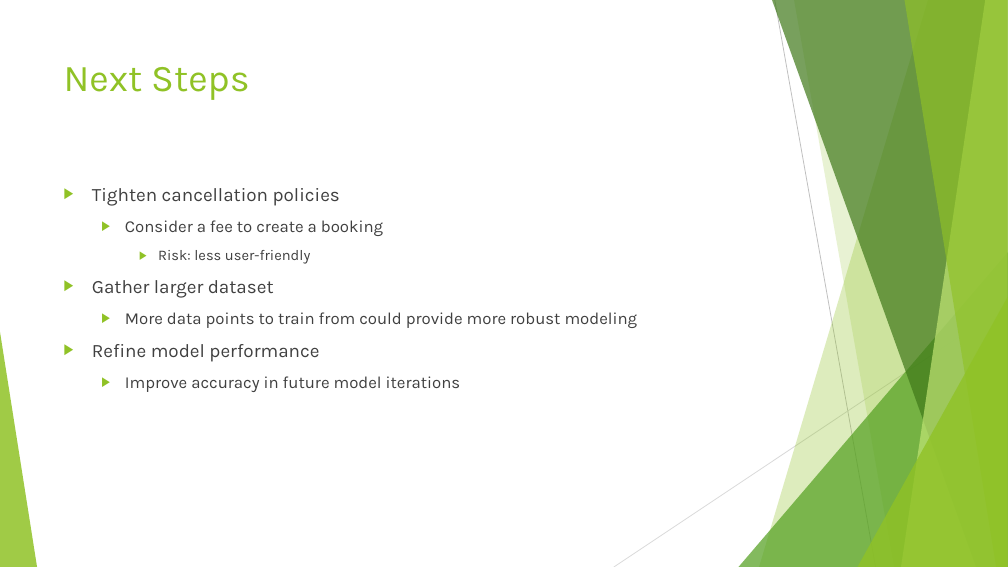
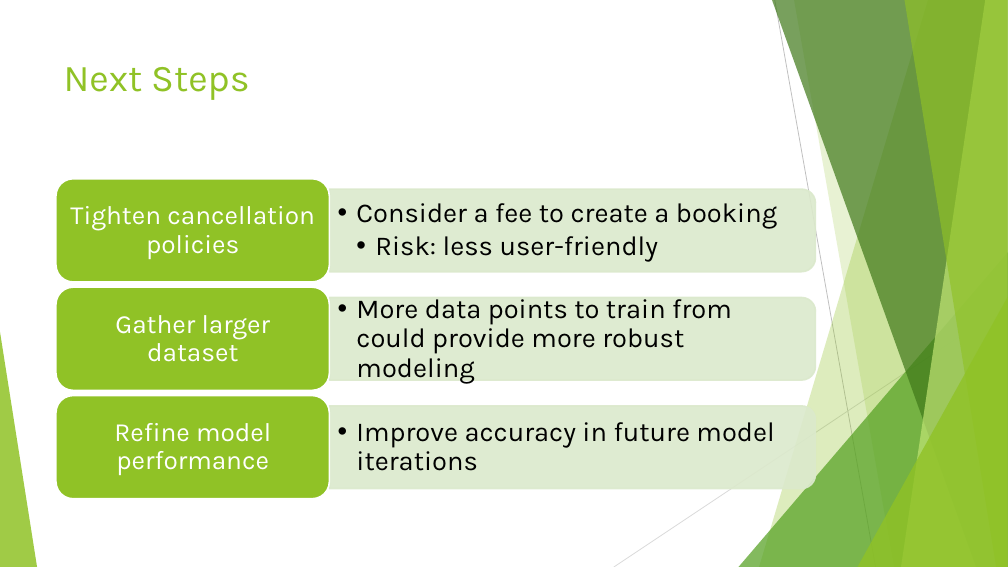
Before and after one commit to dorndorfronk/Capstone2, a slide deck: slide 7 of Predicting Hotel Cancellation.pptx. Drawn at 1008x567 pixels with LibreOffice and Linux fonts; fonts in the diff are those of the drawing. Boxes give left, top, right and bottom in pixels: in the first picture for what was removed or moved away, otherwise in the second. Text is boxed around its words. In the diff, an @@ line names an element or a change of style, - is before the commit and + after.

Commit message:
Modified final presentation with additional bullet points and improved overall formatting to be more consistent. Added PDF of presentation.

```diff
--- a/Predicting Hotel Cancellation.pptx
+++ b/Predicting Hotel Cancellation.pptx
@@ text removed at (92, 188, 638, 392) @@
-▶ Tighten cancellation policies
-  ▶ Consider a fee to create a booking
-    ▶ Risk: less user-friendly
-▶ Gather larger dataset
-  ▶ More data points to train from could provide more robust modeling
-▶ Refine model performance
-  ▶ Improve accuracy in future model iterations
@@ group added at (56, 178, 816, 499): 6 texts, 3 round same rects, 3 rounded rectangles @@
+  • Consider a fee to create a booking
+    • Risk: less user-friendly
+Tighten cancellation policies
+  • More data points to train from could provide more robust modeling
+Gather larger dataset
+  • Improve accuracy in future model iterations
+Refine model performance
```
Also in this commit, not shown: 7 other slides changed, 1 slide removed, 2 other files.
